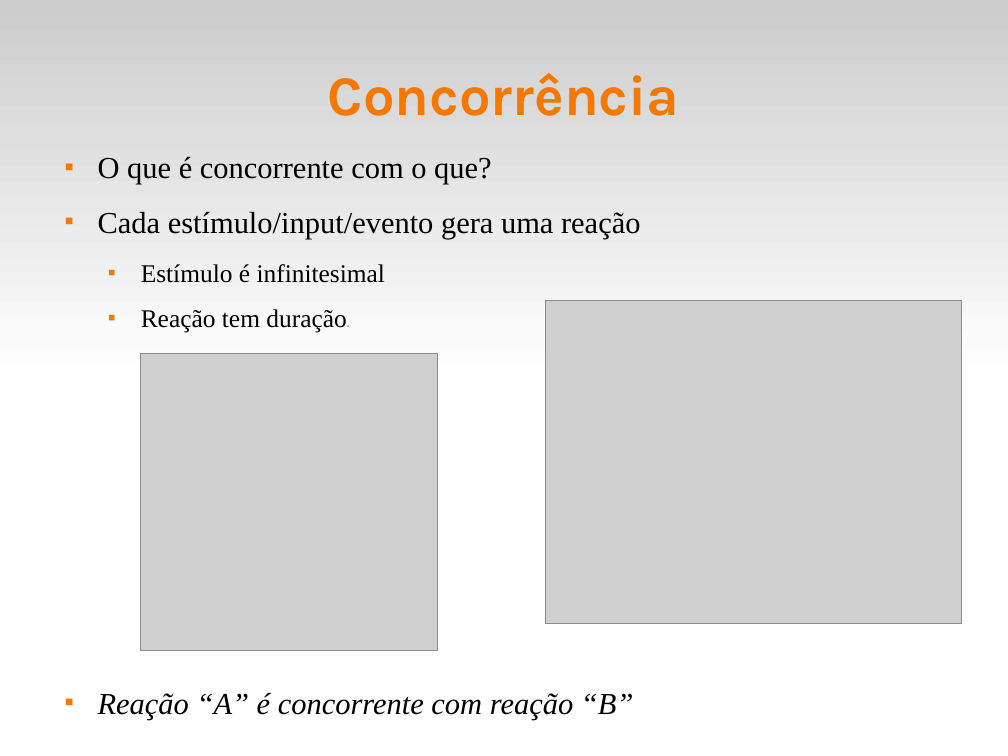
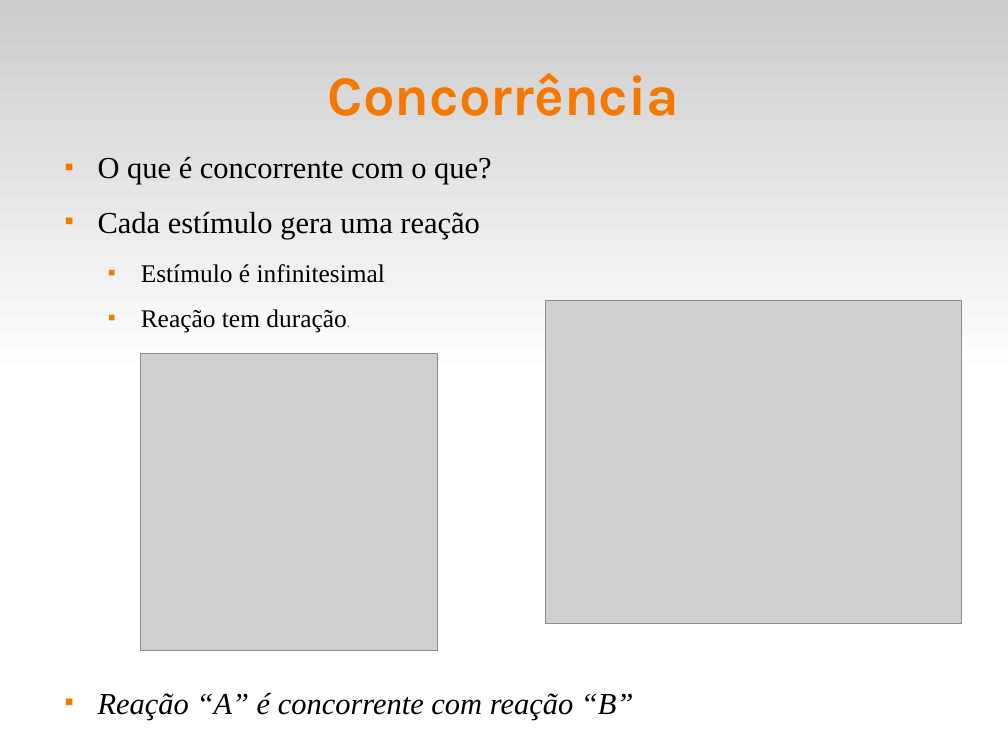
Before and after one commit to fsantanna-uerj/reativos, a slide deck: slide 5 of slides/03_modelos.odp (slide 4 before the commit). Drawn at 1008x756 pixels with LibreOffice and Linux fonts; fonts in the diff are those of the drawing; grey boxes stand for pictures. Boxes give left, top, right and bottom in pixels: in the first picture for what was removed or moved away, otherwise in the second. Text is boxed around its words. In the diff, an @@ line names an element or a change of style, - is before the commit and + after.

Commit message:
(+) Slide "Modelos de Concorrência" (+) Tarefa 3

```diff
--- a/slides/03_modelos.odp
+++ b/slides/03_modelos.odp
@@ text at (98,211,479,239): text changed @@
-■ Cada estímulo/input/evento gera uma reação
+■ Cada estímulo gera uma reação
```
Also in this commit, not shown: 14 other slides changed, 9 slides added, 1 slide removed, 5 other files.
